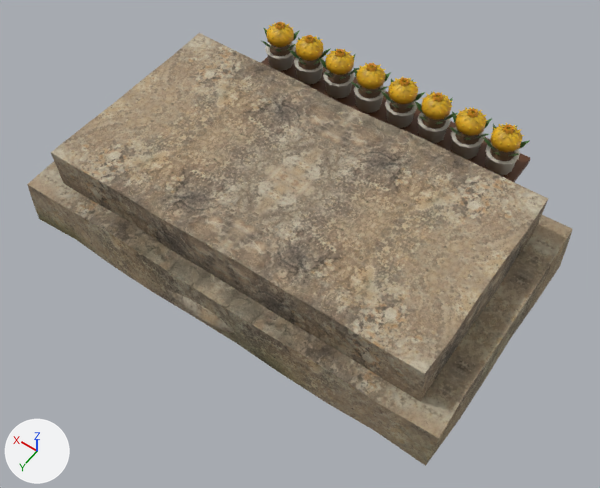
Before and after pictures for a commit that changed the glTF model packages/client/src/assets/models/gatbawi.glb.
Rendered twice from a camera (50 mm lens) standing at (-2.27, 3.06, 4.89) and looking at (-0.11, 0.04, 0.14). Every picture has the same lights, and +X, +Y and +Z are marked at lower left. The picture after the commit comes second.

Objects in the first picture: 'hatStone', 'offerings', 'pedestal'.
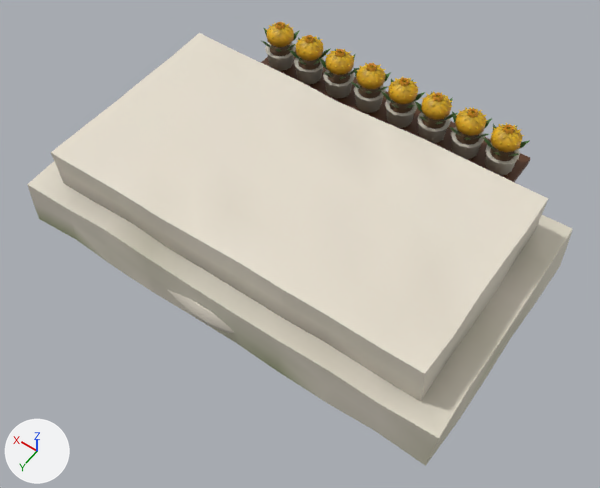
Patch to the scene script:
```diff
--- a/packages/client/src/assets/models/gatbawi.glb.py
+++ b/packages/client/src/assets/models/gatbawi.glb.py
@@ mat_gatbawi @@
 mat_gatbawi = bpy.data.materials.new('gatbawi')
-# nodes: BsdfPrincipled, Mix, NormalMap, OutputMaterial, TexImage x2, VertexColor
-# uses the picture img_rock_boulder_dry_diff
-# uses the picture img_rock_boulder_dry_nor_gl
+# nodes: BsdfPrincipled, OutputMaterial, VertexColor
@@ me_offerings @@
 me_offerings.from_pydata(...)  # 2588 vertices, 3764 faces; spans x -1.15..1.17, y -1.48..-1.02, z 0.0..0.79
-me_offerings.materials.append(mat_offerings)
+me_offerings.materials.append(mat_gatbawi)
```

What differs and where, as boxes (x1, y1, x2, y2) in the pictures (600 x 488 px):
'pedestal', surface changed (brown to white)
    both: (27, 33, 573, 466)
'hatStone', surface changed (brown to grey)
    both: (168, 290, 234, 333)
